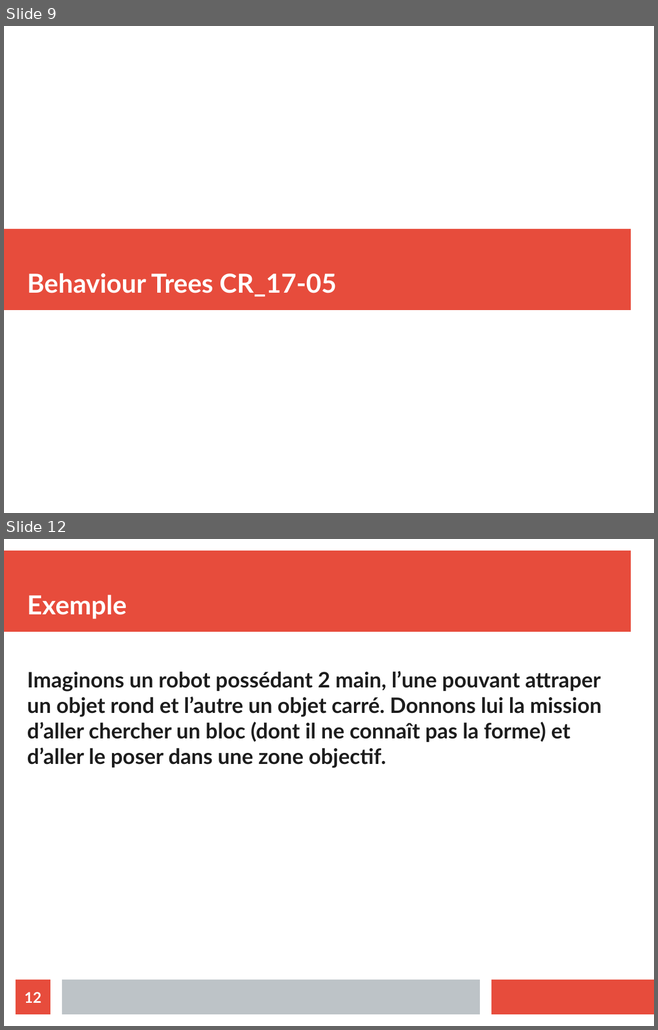
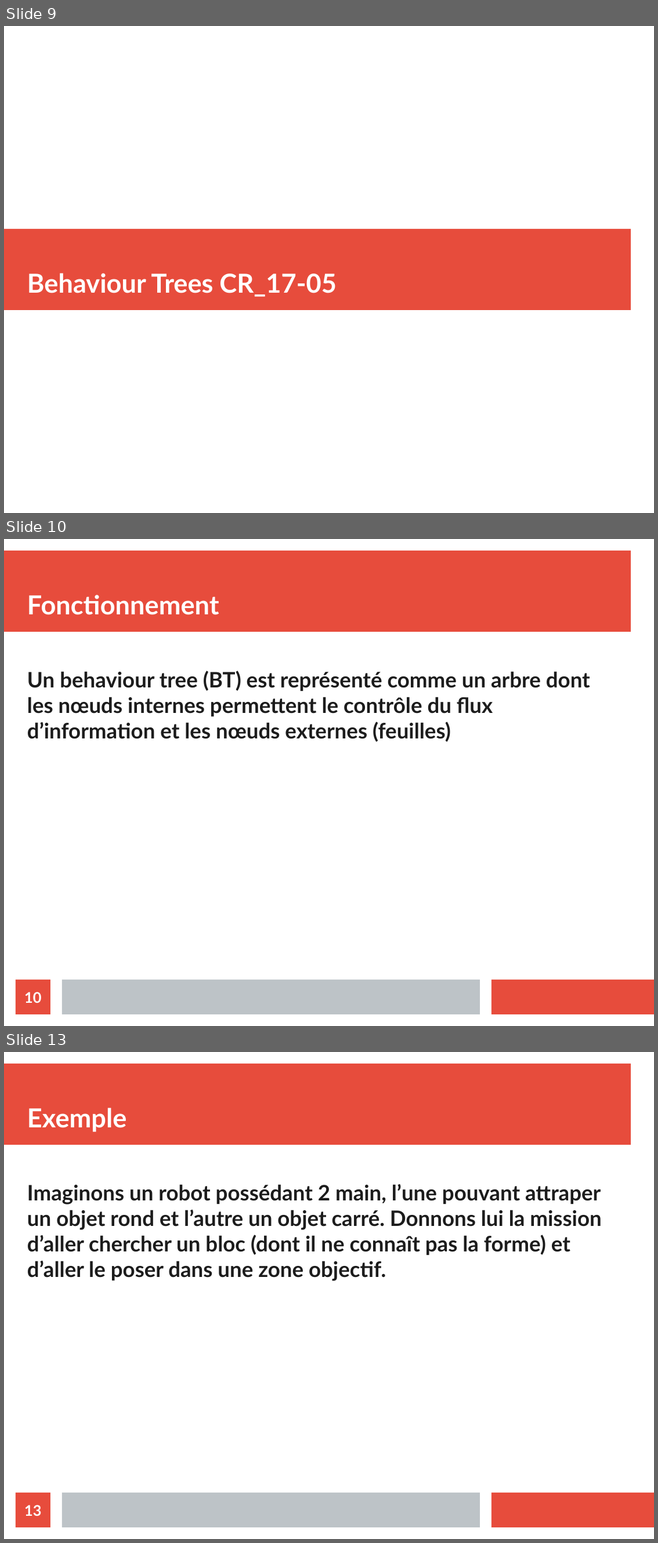
Before and after one commit to ValentinLebouvier/TAL2019, a slide deck: Comptes Rendus/CR_10-05.odp. Shown one above the other, each under a label of ours: slides 9 and 12 before the commit, slides 9, 10 and 13 after it; the slides between them are not shown. The pictures are 658x1030 and 658x1543 pixels, drawn with LibreOffice and Linux fonts; fonts in the diff are those of the drawing. Boxes give left, top, right and bottom in pixels: in the first picture for what was removed or moved away, otherwise in the second. Text is boxed around its words. In the diff, an @@ line names an element or a change of style, - is before the commit and + after.

```diff
--- a/Comptes Rendus/CR_10-05.odp
+++ b/Comptes Rendus/CR_10-05.odp
@@ slide 10 added at (x1=4, y1=539, x2=654, y2=1026), background #FFFFFF; not listed: 3 template elements that a slide beside it also shows @@
@@ title added at (x1=27, y1=595, x2=219, y2=615), 32 pt, text #FFFFFF, bold @@
+Fonctionnement
@@ text added at (x1=27, y1=671, x2=590, y2=742), 26 pt, text #1C1C1C, bold @@
+Un behaviour tree (BT) est représenté comme un arbre dont les nœuds internes permettent le contrôle du flux d’information et les nœuds externes (feuilles)
@@ page number added at (x1=16, y1=980, x2=50, y2=1015), fill #E74C3C, 18 pt, text #FFFFFF, bold @@
+10
@@ what was slide 12 is now slide 13 @@
@@ page number at (x1=24, y1=1505, x2=41, y2=1516): text changed @@
-12
+13
```
Also in this commit, not shown: 2 slides changed, 2 other slides added, 1 slide removed, 40 other files.
